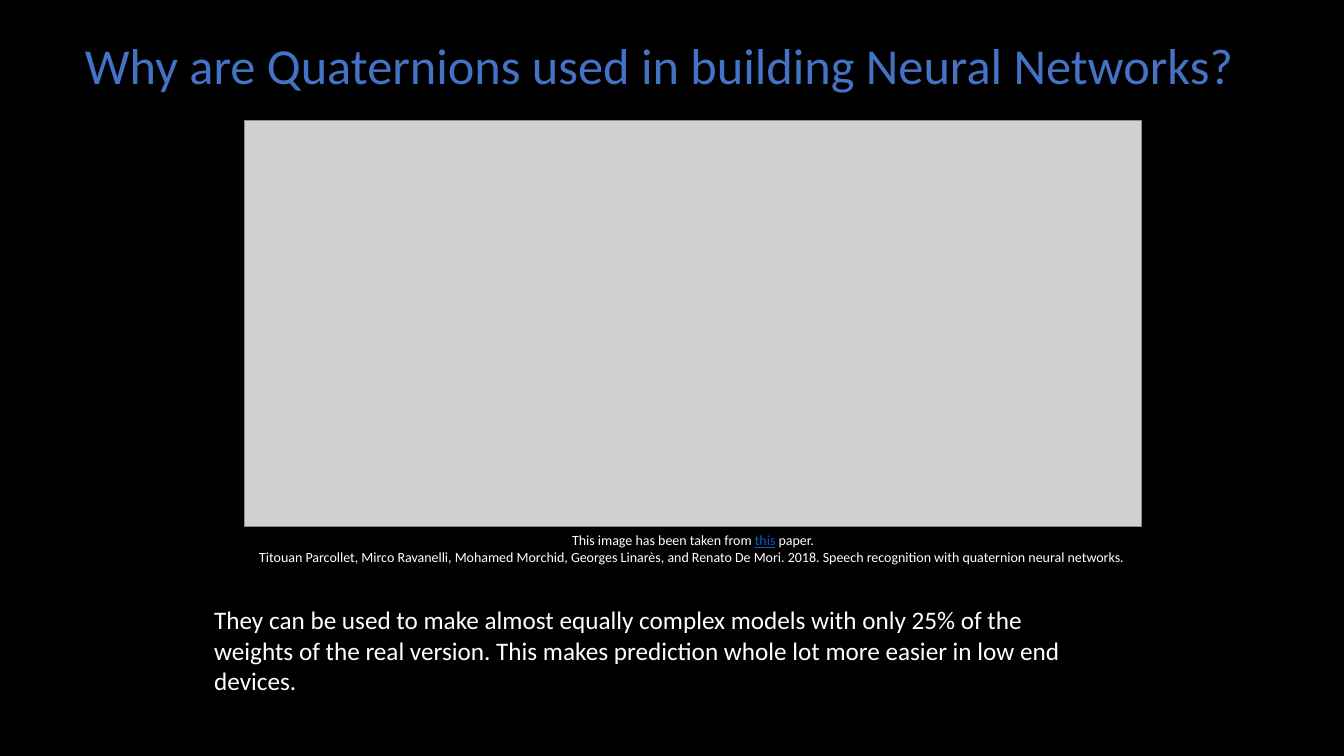
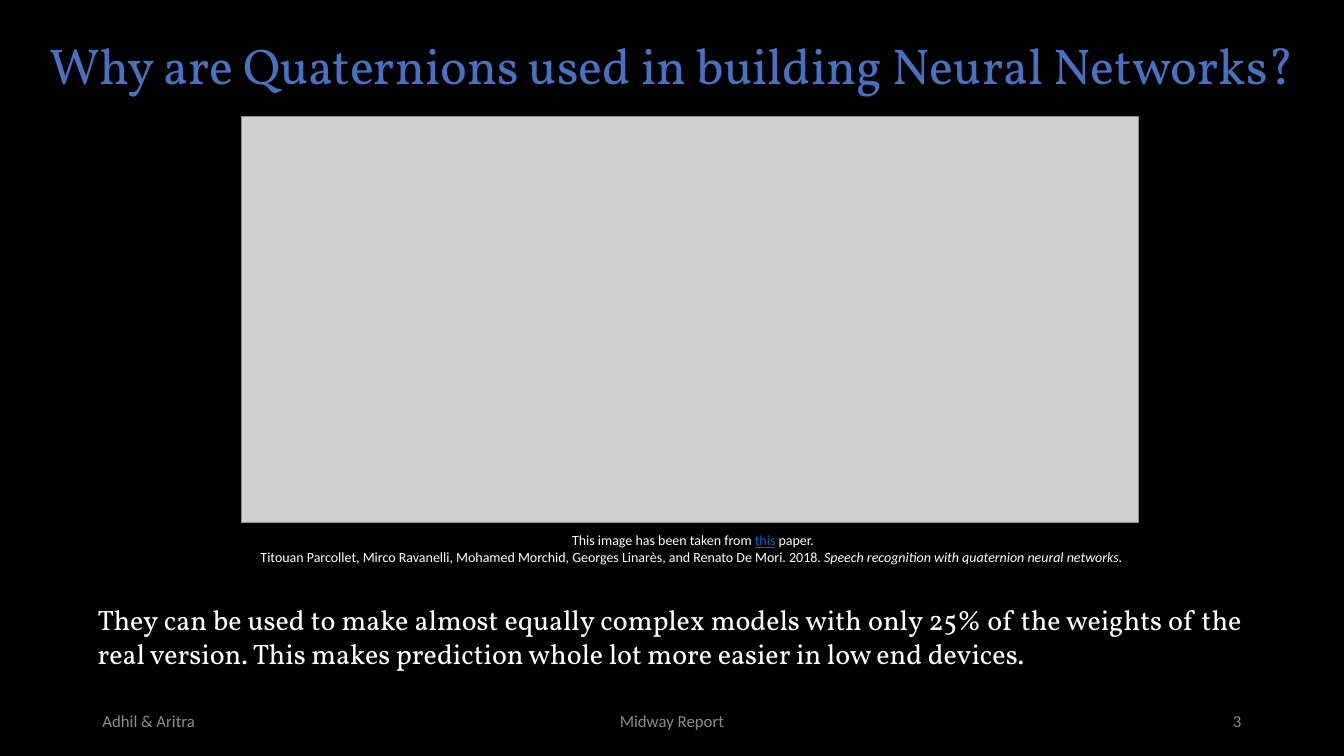
Before and after one commit to smlab-niser/23cs460, a slide deck: slide 3 of projects/group2/mid_slide.pptx. Drawn at 1344x756 pixels with LibreOffice and Linux fonts; fonts in the diff are those of the drawing; grey boxes stand for pictures. Boxes give left, top, right and bottom in pixels: in the first picture for what was removed or moved away, otherwise in the second. Text is boxed around its words. In the diff, an @@ line names an element or a change of style, - is before the commit and + after.

```diff
--- a/projects/group2/mid_slide.pptx
+++ b/projects/group2/mid_slide.pptx
@@ text "Why are Quaternions used in ...": place and size @@
-text "Why are Quaternions used in ..." at bbox=[85, 49, 1233, 93]
+text "Why are Quaternions used in ..." at bbox=[49, 48, 1295, 97]
@@ text "Why are Quaternions used in ..." at bbox=[49, 48, 1295, 97]: font Calibri to Vollkorn @@
@@ picture: place and size @@
-picture at bbox=[245, 121, 1142, 527]
+picture at bbox=[242, 116, 1139, 522]
@@ text at bbox=[260, 552, 1122, 565]: italic on in "Speech recognition with quaternion neural networks." @@
@@ text "They can be used to ...": place and size @@
-text "They can be used to ..." at bbox=[214, 611, 1059, 691]
+text "They can be used to ..." at bbox=[98, 610, 1242, 671]
@@ text "They can be used to ..." at bbox=[98, 610, 1242, 671]: size 18 to 20 pt, font Calibri to Vollkorn; alignment left to justified @@
@@ text added at bbox=[102, 715, 195, 727], 12 pt, text #8C8C8C @@
+Adhil & Aritra
@@ text added at bbox=[620, 715, 724, 730], 12 pt, text #8C8C8C @@
+Midway Report
@@ page number added at bbox=[1233, 716, 1241, 727], 12 pt, text #8C8C8C @@
+3
```
Also in this commit, not shown: 6 other slides changed, 3 slides added, 2 slides removed, 1 other file.
